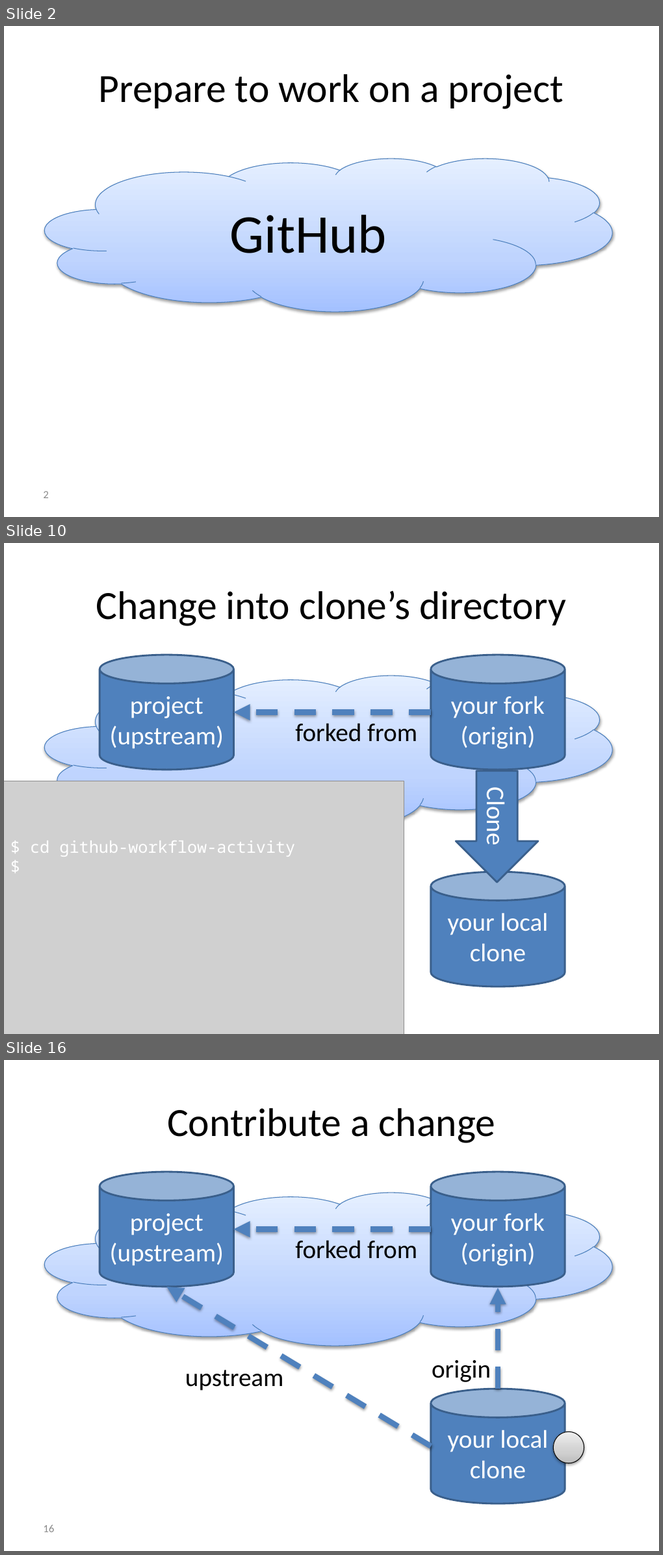
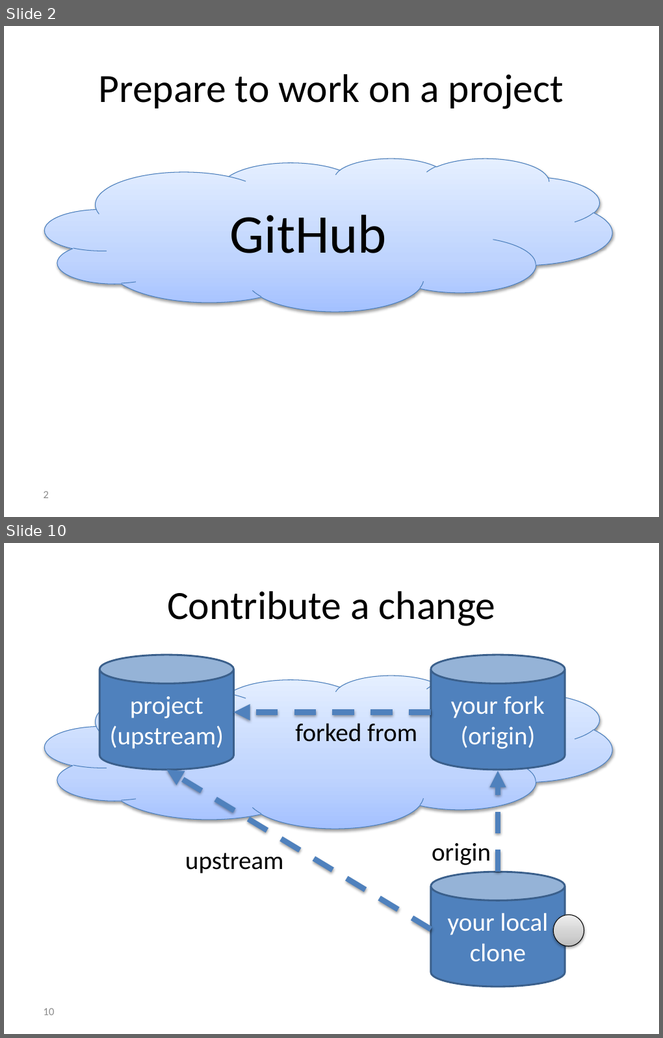
Before and after one commit to foss2serve/github-workflow-activity, a slide deck: activity/presentation.pptx. Shown one above the other, each under a label of ours: slides 2, 10 and 16 before the commit, slides 2 and 10 after it; the slides between them are not shown. The pictures are 663x1555 and 663x1038 pixels, drawn with LibreOffice and Linux fonts; fonts in the diff are those of the drawing; grey boxes stand for pictures; background and template pictures are left out. Boxes give left, top, right and bottom in pixels: in the first picture for what was removed or moved away, otherwise in the second. Text is boxed around its words. In the diff, an @@ line names an element or a change of style, - is before the commit and + after.

```diff
--- a/activity/presentation.pptx
+++ b/activity/presentation.pptx
@@ slide 10 removed at bbox=[4, 543, 659, 1034], background #FFFFFF @@
@@ title removed at bbox=[96, 591, 566, 626] @@
-Change into clone’s directory
@@ cylinder removed at bbox=[100, 655, 234, 770] @@
-project
-(upstream)
@@ cylinder removed at bbox=[431, 655, 566, 770] @@
-your fork
-(origin)
@@ cloud removed at bbox=[44, 676, 612, 828] @@
@@ arrow removed from (431, 712) to (234, 712) @@
@@ text removed at bbox=[295, 723, 417, 742] @@
-forked from
@@ right arrow removed at bbox=[456, 771, 539, 882] @@
-Clone
@@ arrow removed from (498, 872) to (498, 771) @@
@@ picture removed at bbox=[4, 782, 404, 1034] @@
@@ text removed at bbox=[30, 841, 295, 857] @@
-$ cd github-workflow-activity
-$
@@ cylinder removed at bbox=[431, 872, 566, 986] @@
-your local clone
@@ what was slide 16 is now slide 10 @@
@@ page number at bbox=[43, 1008, 54, 1016]: text changed @@
-16
+10
```
Also in this commit, not shown: 11 slides changed, 10 other slides removed.
